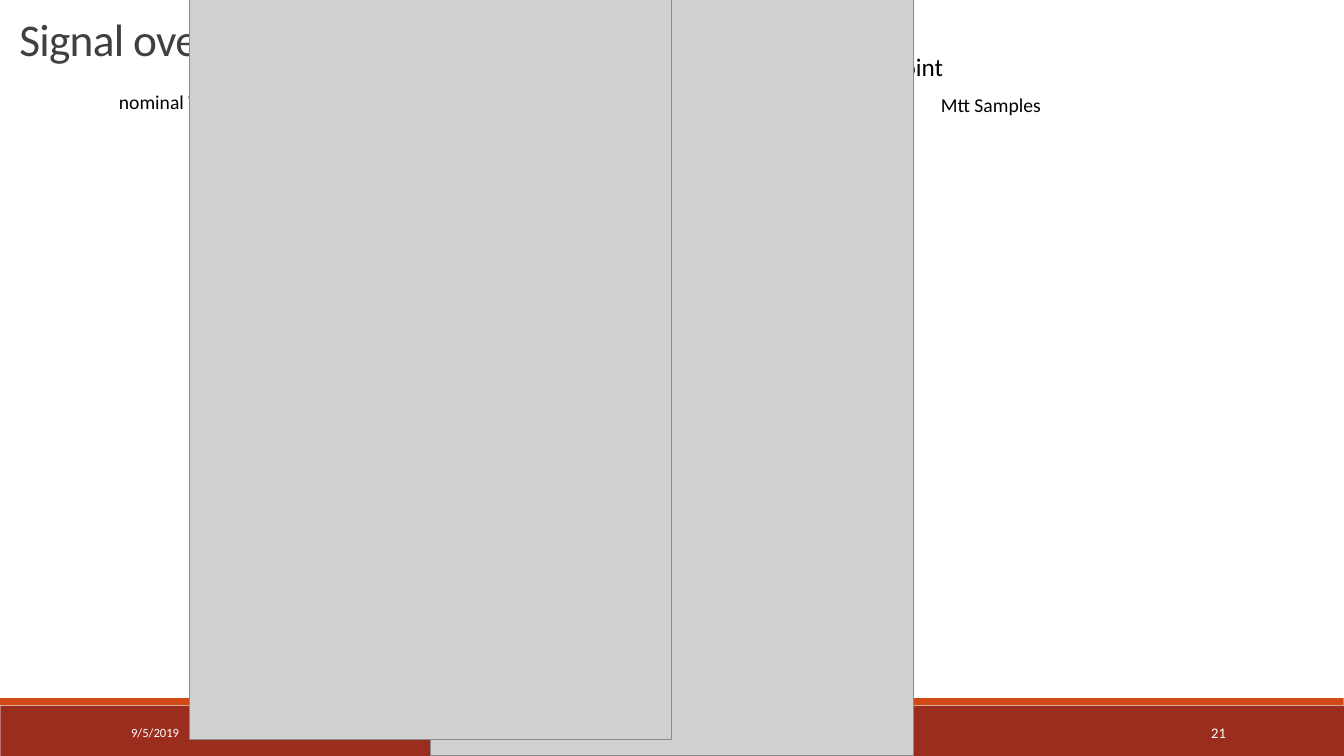
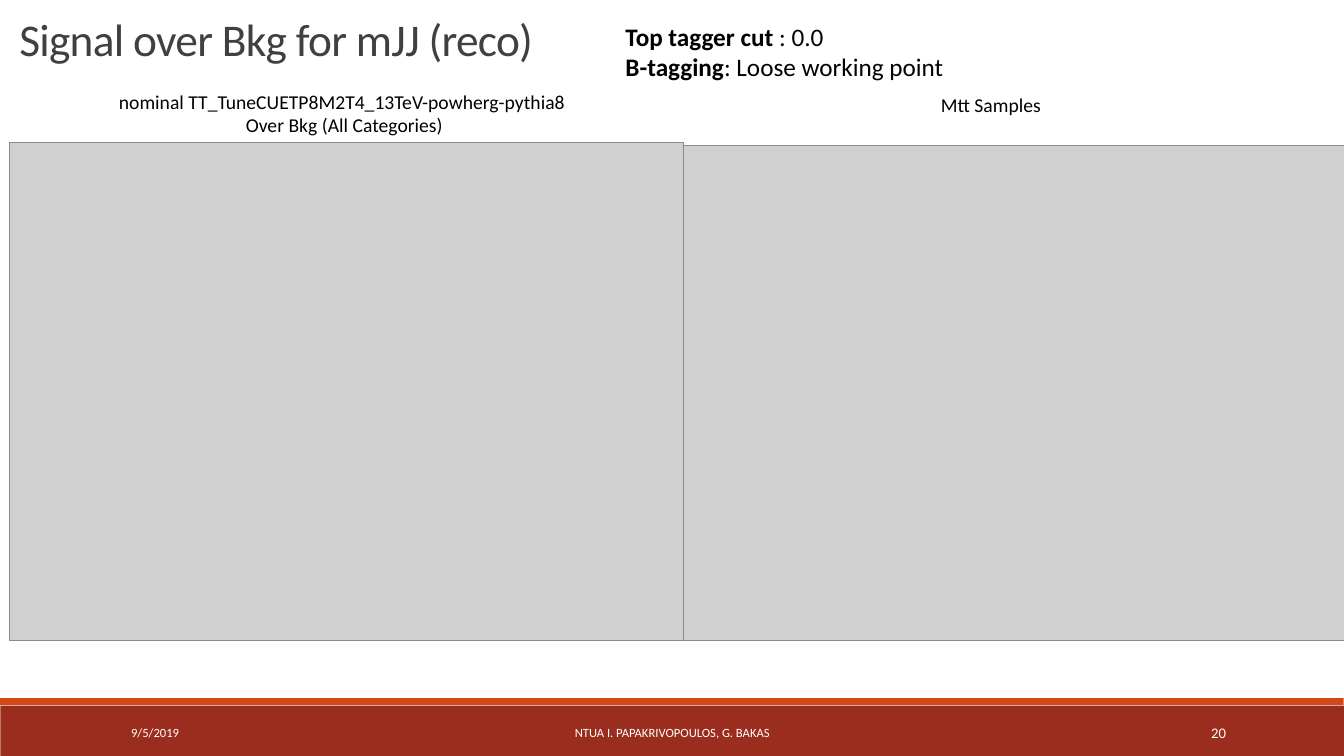
Before and after one commit to georgebakas/HEP-NTUA, a slide deck: slide 20 of Documents for Progress/StatusReport_Eff_SignalOverBkg_AllMVA_allbtag_09_05_19.pptx (slide 21 before the commit). Drawn at 1344x756 pixels with LibreOffice and Linux fonts; fonts in the diff are those of the drawing; grey boxes stand for pictures. Boxes give left, top, right and bottom in pixels: in the first picture for what was removed or moved away, otherwise in the second. Text is boxed around its words. In the diff, an @@ line names an element or a change of style, - is before the commit and + after.

```diff
--- a/Documents for Progress/StatusReport_Eff_SignalOverBkg_AllMVA_allbtag_09_05_19.pptx
+++ b/Documents for Progress/StatusReport_Eff_SignalOverBkg_AllMVA_allbtag_09_05_19.pptx
@@ picture: place and size @@
-picture at [190,0,673,740]
+picture at [9,142,684,640]
@@ picture: place and size @@
-picture at [431,0,913,756]
+picture at [673,145,1344,640]
@@ page number at [1211,728,1226,738]: text changed @@
-21
+20
```
Also in this commit, not shown: 19 other slides changed, 1 slide removed, 1 other file.
